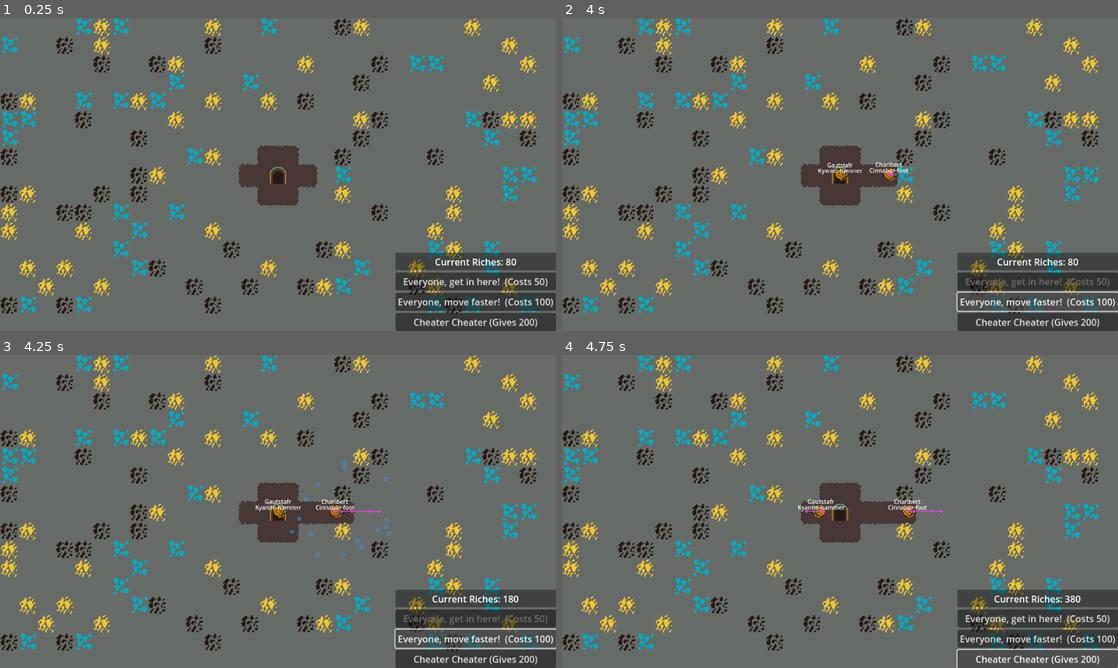
Above: before the commit, frames 1-4 (two rows, left to right).
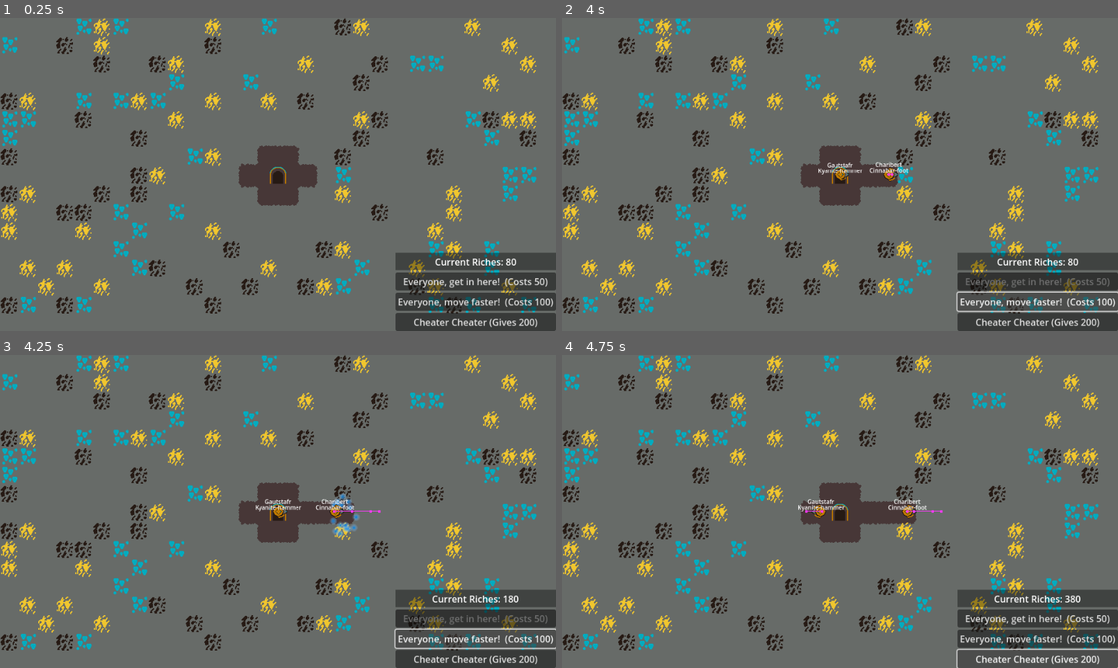
Above: after the commit, the same moments.

Repository: where-fore/dwarves
Game: Godot game, scene res://loose/main_game.tscn
The game is run twice, just before and just after one commit, with the same random seed, the same clock (stepped at 60 frames per second) and the same inputs.
Inputs:
- Up to frame 1 (0.25 s): no input
- Up to frame 2 (4 s): click "Everyone, get in here! (Costs…" at 0.5 s; click "Everyone, move faster! (Costs…" at 1.25 s; click "Cheater Cheater (Gives 200)" at 2 s; click "Everyone, get in here! (Costs…" at 2.75 s; click "Everyone, move faster! (Costs…" at 3.5 s
- Up to frame 3 (4.25 s): no input
- Up to frame 4 (4.75 s): click "Cheater Cheater (Gives 200)" at 4.25 s

Frames 1-2 are identical in both runs. In frame 3, 0.4% of the frame differs, in the area x 52-71%, y 33-65%; in frame 4, nothing differs.

Commit message:
particle tweaking

Diff:
--- a/project/loose/blue_burst.tscn
+++ b/project/loose/blue_burst.tscn
@@ -3,7 +3,7 @@
 [ext_resource type="Script" uid="uid://5abvube1wrer" path="res://loose/yellow_burst.gd" id="1_outfg"]
 
 [sub_resource type="Gradient" id="Gradient_outfg"]
-colors = PackedColorArray(0, 0.4873333, 0.86, 1, 0.4301817, 0.7124217, 0.99999624, 0)
+colors = PackedColorArray(0, 0.4873333, 0.86, 1, 0.66999996, 0.835, 1, 0)
 
 [sub_resource type="GradientTexture2D" id="GradientTexture2D_x4ijq"]
 gradient = SubResource("Gradient_outfg")
@@ -18,16 +18,14 @@
 point_count = 2
 
 [node name="CPUParticles2D" type="CPUParticles2D"]
-emitting = false
 amount = 16
 texture = SubResource("GradientTexture2D_x4ijq")
-lifetime = 0.25
-one_shot = true
+lifetime = 0.5
 explosiveness = 1.0
 randomness = 0.5
 spread = 180.0
-gravity = Vector2(0, 0)
-initial_velocity_min = 250.0
-initial_velocity_max = 450.0
+gravity = Vector2(0, 200)
+initial_velocity_min = 80.0
+initial_velocity_max = 160.0
 scale_amount_curve = SubResource("Curve_hk5vb")
 script = ExtResource("1_outfg")
